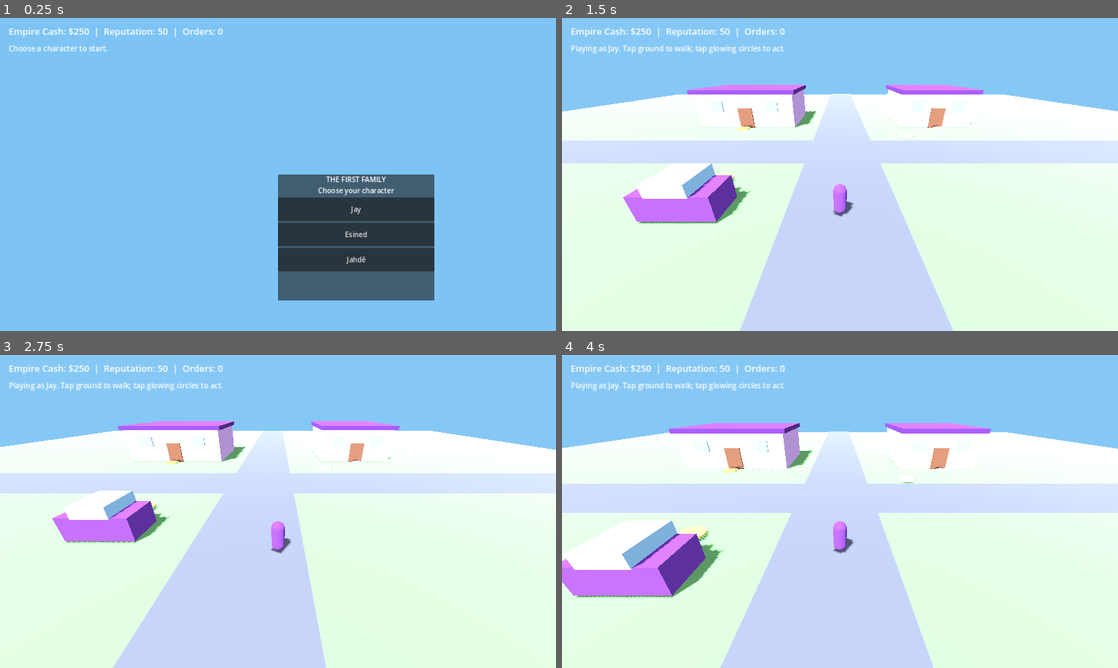
Above: before the commit, frames 1-4 (two rows, left to right).
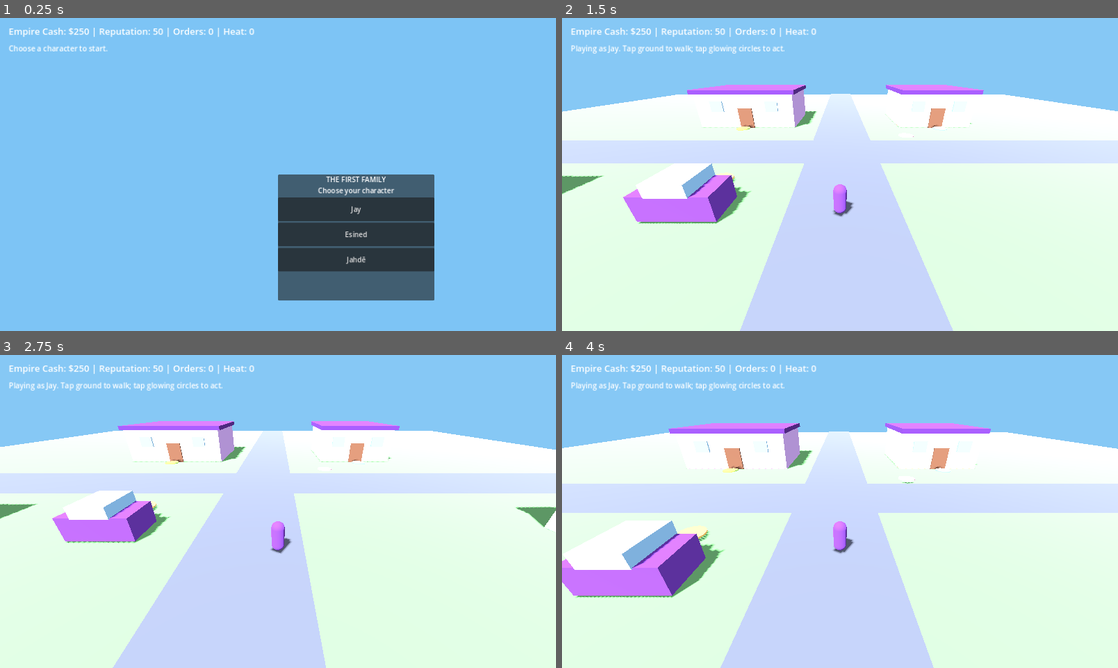
Above: after the commit, the same moments.

Repository: thefirstfamilyllc/The-First-Family-Game
Game: Godot game, scene res://scenes/main.tscn
The game is run twice, just before and just after one commit, with the same random seed, the same clock (stepped at 60 frames per second) and the same inputs.
Inputs (mouse positions are in pixels of both pictures, inside the frame that each line leads up to):
- Up to frame 1 (0.25 s): no input
- Up to frame 2 (1.5 s): click "Jay" at 0.5 s; tap Enter at 1.25 s; move the mouse to (812, 237) at 1.27 s; click (812, 237) at 1.42 s
- Up to frame 3 (2.75 s): move the mouse to (444, 558) at 2.02 s; click (444, 558) at 2.17 s
- Up to frame 4 (4 s): move the mouse to (673, 464) at 2.77 s; click (673, 464) at 2.92 s; move the mouse to (867, 511) at 3.52 s; click (867, 511) at 3.67 s

The runs differ from the first frame. In frame 1, 0.3% of the frame differs, in the area x 16-46%, y 3-6%; in frame 2, 0.6%; in frame 3, 0.7%, in the area x 0-100%, y 3-57%; in frame 4, 0.3%.

Commit message:
Connect store and airport interactions to consequences engine

Diff:
--- a/godot/scripts/world.gd
+++ b/godot/scripts/world.gd
@@ -1,6 +1,10 @@
 extends Node3D
 
 const PlayerScript = preload("res://scripts/player.gd")
+const ConsequenceScript = preload("res://scripts/consequence_engine.gd")
+var consequences = ConsequenceScript.new()
+var adult_mode := false
+var context_panel: PanelContainer
 var player: FamilyPlayer
 var camera: Camera3D
 var hud: CanvasLayer
@@ -70,6 +74,10 @@
     _make_action("Pickup order", Vector3(-8, 0.25, 6), Color("#ffcb60"))
     _make_action("Rest at home", Vector3(12, 0.25, -7), Color("#79d9ff"))
     _make_action("Family time", Vector3(7, 0.25, -4), Color("#ff9fc8"))
+    _make_building(Vector3(-23, 0, 12), Vector3(9, 4, 8), Color("#f3c978"), "Store")
+    _make_action("Visit store", Vector3(-23, 0.25, 17), Color("#f8d655"))
+    _make_building(Vector3(24, 0, 13), Vector3(12, 4, 9), Color("#b2d3e8"), "Airport")
+    _make_action("Visit airport", Vector3(24, 0.25, 19), Color("#7bd8ff"))
 
 func _make_building(pos: Vector3, size: Vector3, wall: Color, kind: String) -> void:
     _make_box(self, size, pos + Vector3(0, size.y / 2.0, 0), wall)
@@ -160,6 +168,9 @@
     player.position = Vector3(0, 1.1, 9)
     add_child(player)
     camera = player.camera_pivot.get_child(0) as Camera3D
+    # Account permissions are currently a development-only selection. A production
+    # release must use verified age/parental permissions, never a self-asserted toggle.
+    adult_mode = character_name == "Jay"
     status_label.text = "Playing as %s. Tap ground to walk; tap glowing circles to act." % character_name
     _update_stats()
 
@@ -198,6 +209,12 @@
 
 func _complete_action(action: String) -> void:
     var outcome := randf()
+    if action == "Visit store":
+        _open_context("store")
+        return
+    elif action == "Visit airport":
+        _open_context("airport")
+        return
     if action == "Wash laundry":
         if outcome < 0.22:
             cash -= 12
@@ -229,4 +246,29 @@
     _update_stats()
 
 func _update_stats() -> void:
-    stats_label.text = "Empire Cash: $%d  |  Reputation: %d  |  Orders: %d" % [cash, reputation, orders]
+    stats_label.text = "Empire Cash: $%d | Reputation: %d | Orders: %d | Heat: %d" % [cash + int(consequences.world_state["cash"]) - 250, reputation + int(consequences.world_state["reputation"]) - 50, orders, int(consequences.world_state["heat"])]
+
+func _open_context(context: String) -> void:
+    if context_panel != null and is_instance_valid(context_panel):
+        context_panel.queue_free()
+    context_panel = PanelContainer.new()
+    context_panel.position = Vector2(20, 115)
+    context_panel.custom_minimum_size = Vector2(310, 0)
+    hud.add_child(context_panel)
+    var column := VBoxContainer.new()
+    context_panel.add_child(column)
+    var title := Label.new()
+    title.text = "STORE" if context == "store" else "AIRPORT"
+    column.add_child(title)
+    for action in consequences.allowed_actions(context, adult_mode):
+        var button := Button.new()
+        button.text = action
+        button.pressed.connect(_select_context_action.bind(action))
+        column.add_child(button)
+
+func _select_context_action(action: String) -> void:
+    var result: Dictionary = consequences.resolve(action, adult_mode)
+    status_label.text = str(result.get("message", ""))
+    if context_panel != null and is_instance_valid(context_panel):
+        context_panel.queue_free()
+    _update_stats()
